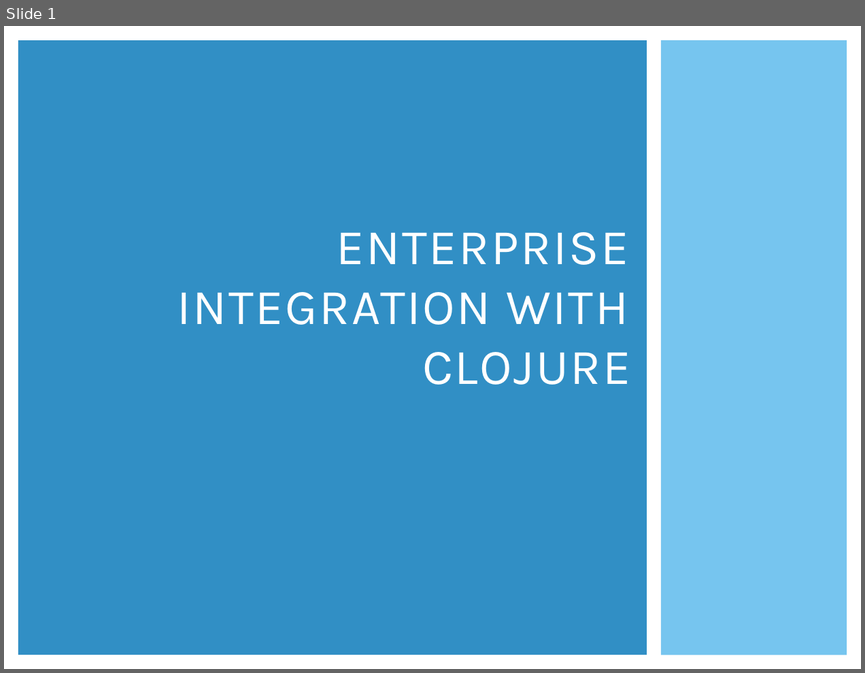
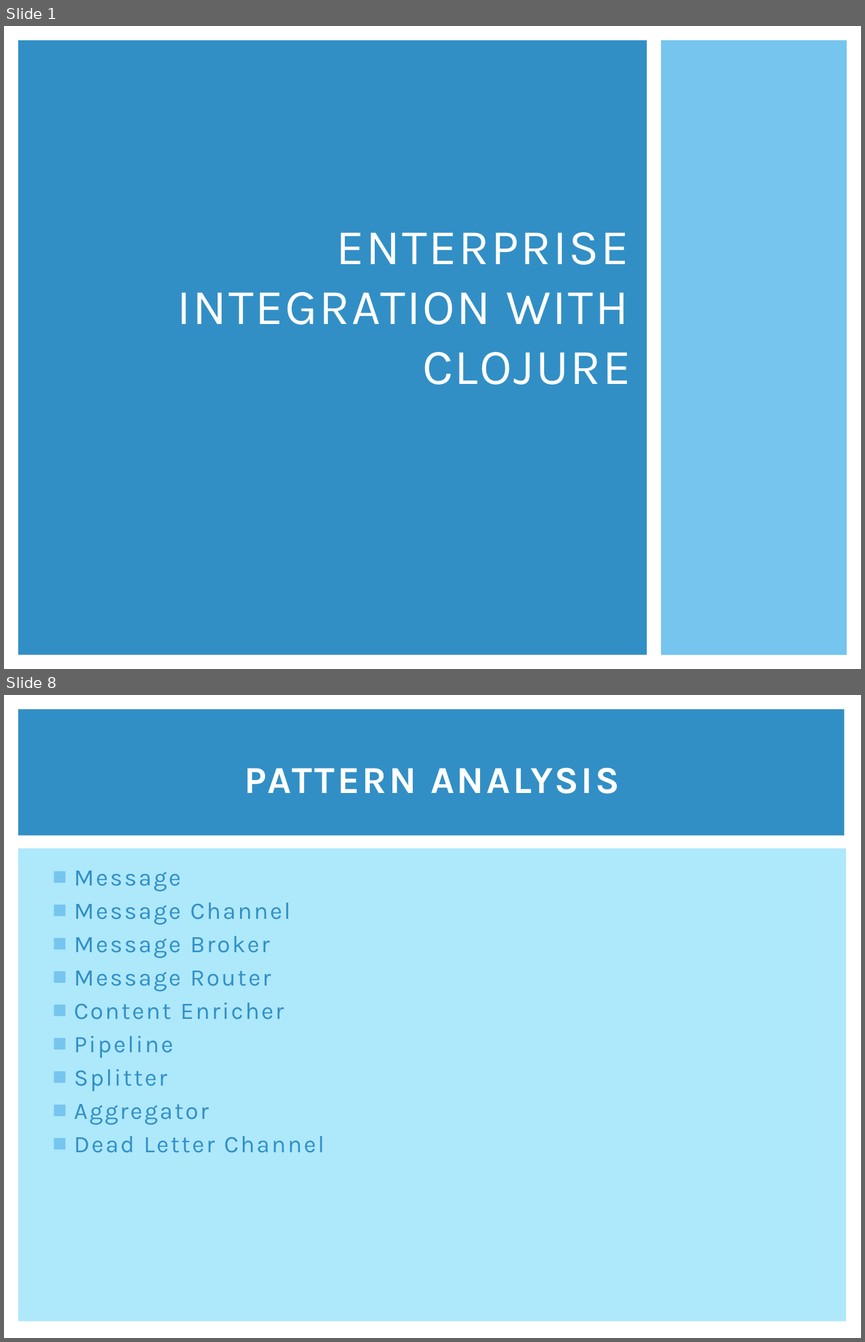
Before and after one commit to clumsyjedi/euroclojure2013, a slide deck: SLIDES.pptx. Shown one above the other, each under a label of ours: slide 1 before the commit, slides 1 and 8 after it; the slides between them are not shown. The pictures are 865x673 and 865x1342 pixels, drawn with LibreOffice and Linux fonts; fonts in the diff are those of the drawing. Boxes give left, top, right and bottom in pixels: in the first picture for what was removed or moved away, otherwise in the second. Text is boxed around its words. In the diff, an @@ line names an element or a change of style, - is before the commit and + after.

```diff
--- a/SLIDES.pptx
+++ b/SLIDES.pptx
@@ slide 8 added at bbox=[4, 695, 861, 1338], background #FFFFFF @@
@@ rectangle added at bbox=[18, 709, 844, 836], fill #318FC5 @@
@@ title added at bbox=[245, 768, 619, 794], 32 pt, text #FFFFFF, bold @@
+PATTERN ANALYSIS
@@ rectangle added at bbox=[18, 849, 847, 1321], fill #AEE8FB @@
@@ text added at bbox=[74, 870, 325, 1153], 20 pt, text #318FC5 @@
+■ Message
+■ Message Channel
+■ Message Broker
+■ Message Router
+■ Content Enricher
+■ Pipeline
+■ Splitter
+■ Aggregator
+■ Dead Letter Channel
```
Also in this commit, not shown: 1 slide changed, 26 other slides added, 7 slides removed.
